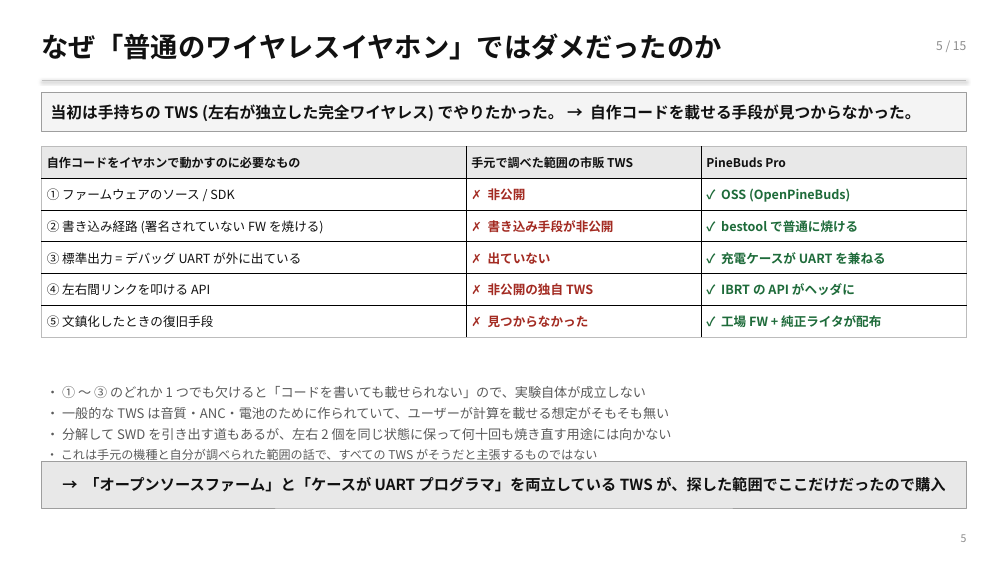
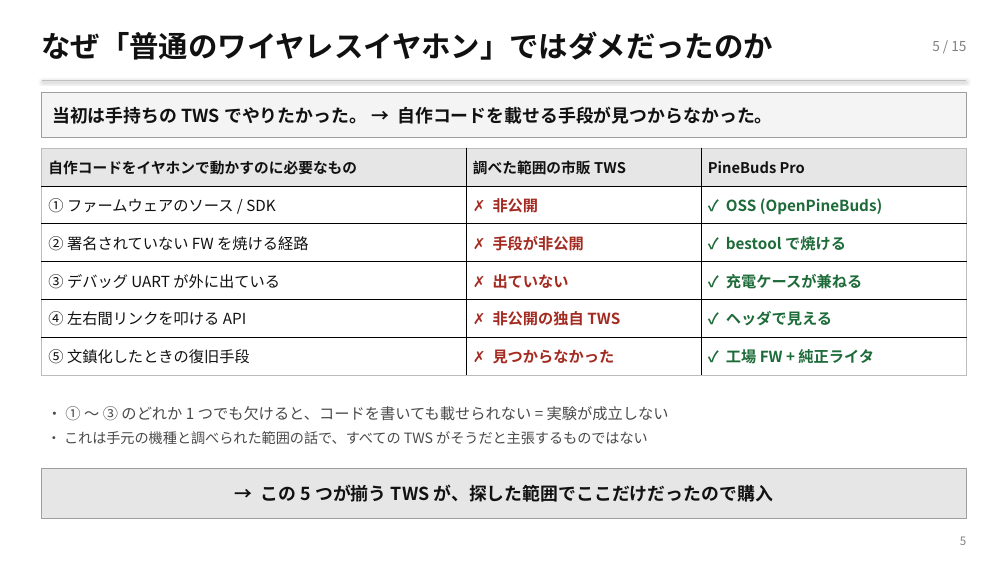
Before and after one commit to TamichiRyuto/pine-buds-cluster, a slide deck: slide 6 of slides/lt-ear-parallel.pptx. Drawn at 1008x567 pixels with LibreOffice and Linux fonts; fonts in the diff are those of the drawing. Boxes give left, top, right and bottom in pixels: in the first picture for what was removed or moved away, otherwise in the second. Text is boxed around its words. In the diff, an @@ line names an element or a change of style, - is before the commit and + after.

```diff
--- a/slides/lt-ear-parallel.pptx
+++ b/slides/lt-ear-parallel.pptx
@@ text "なぜ「普通のワイヤレスイヤホン」ではダメだったのか" at <box>42,31,773,60</box>: size 26 to 28 pt; more space between paragraphs @@
@@ text "5 / 15" at <box>932,41,966,51</box>: size 11.5 to 13 pt, text colour #8C8C8C to #808080; more space between paragraphs @@
@@ rectangle: place and size @@
-rectangle at <box>42,92,966,132</box>
+rectangle at <box>42,92,966,138</box>
@@ text at <box>52,106,772,124</box>: text changed; size 15 to 17 pt @@
-当初は手持ちの TWS (左右が独立した完全ワイヤレス) でやりたかった。 → 自作コードを載せる手段が見つからなかった。
+当初は手持ちの TWS でやりたかった。 → 自作コードを載せる手段が見つからなかった。
@@ table at <box>42,148,967,375</box> @@
-row 1, column 2: 手元で調べた範囲の市販 TWS
+row 1, column 2: 調べた範囲の市販 TWS
-row 3: ② 書き込み経路 (署名されていない FW を焼ける) | ✗ 書き込み手段が非公開 | ✓ bestool で普通に焼ける
+row 3: ② 署名されていない FW を焼ける経路 | ✗ 手段が非公開 | ✓ bestool で焼ける
-row 4, column 1: ③ 標準出力 = デバッグ UART が外に出ている
+row 4, column 1: ③ デバッグ UART が外に出ている
-row 4, column 3: ✓ 充電ケースが UART を兼ねる
+row 4, column 3: ✓ 充電ケースが兼ねる
-row 5, column 3: ✓ IBRT の API がヘッダに
+row 5, column 3: ✓ ヘッダで見える
-row 6, column 3: ✓ 工場 FW + 純正ライタが配布
+row 6, column 3: ✓ 工場 FW + 純正ライタ
@@ fill #E8E8E8 to #E6E6E6 in row 1 @@
@@ size 11.5 to 14 pt in "自作コードをイヤホンで動かすのに必要なもの", "PineBuds Pro" @@
@@ size 12 to 14.5 pt in "① ファームウェアのソース / SDK", "✗ 非公開", "✓ OSS (OpenPineBuds)", "✗ 出ていない" and 4 more places @@
@@ text at <box>47,406,669,444</box>: text changed; size 12.5 to 13.5 pt; text colour #5A5A5A to #4A4A4A @@
-・ ① 〜 ③ のどれか 1 つでも欠けると「コードを書いても載せられない」ので、実験自体が成立しない
-・ 一般的な TWS は音質・ANC・電池のために作られていて、ユーザーが計算を載せる想定がそもそも無い
-・ 分解して SWD を引き出す道もあるが、左右 2 個を同じ状態に保って何十回も焼き直す用途には向かない
-・ これは手元の機種と自分が調べられた範囲の話で、すべての TWS がそうだと主張するものではない
+・ ① 〜 ③ のどれか 1 つでも欠けると、コードを書いても載せられない = 実験が成立しない
+・ これは手元の機種と調べられた範囲の話で、すべての TWS がそうだと主張するものではない
@@ rectangle: place and size @@
-rectangle at <box>42,461,966,508</box>
+rectangle at <box>42,469,966,519</box>
@@ rectangle at <box>42,469,966,519</box>: fill #E8E8E8 to #E6E6E6 @@
@@ text at <box>261,484,773,502</box>: text changed; size 14.5 to 17 pt @@
-→ 「オープンソースファーム」と「ケースが UART プログラマ」を両立している TWS が、探した範囲でここだけだったので購入
+→ この 5 つが揃う TWS が、探した範囲でここだけだったので購入
@@ text "5" at <box>960,536,966,545</box>: size 10 to 11 pt, text colour #8C8C8C to #808080; more space between paragraphs @@
```
Also in this commit, not shown: 15 other slides changed, 2 other files.
